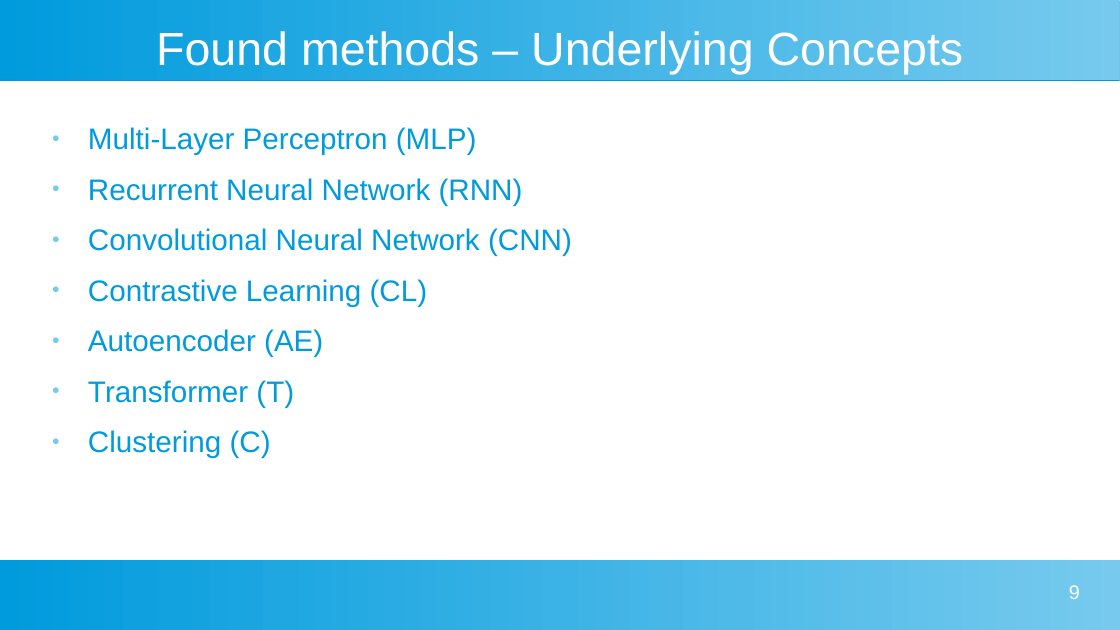
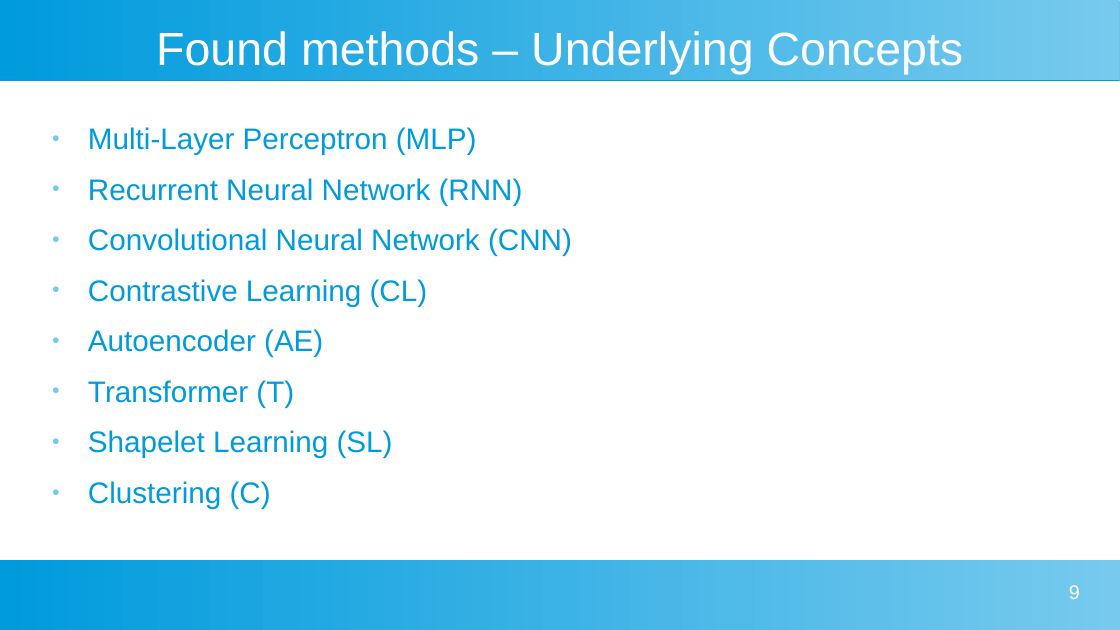
Before and after one commit to johanneshoelker/Smart-Systems-Paper, a slide deck: slide 9 of Presentation/Kolloq.odp. Drawn at 1120x630 pixels with LibreOffice and Linux fonts; fonts in the diff are those of the drawing. Boxes give left, top, right and bottom in pixels: in the first picture for what was removed or moved away, otherwise in the second. Text is boxed around its words. In the diff, an @@ line names an element or a change of style, - is before the commit and + after.

```diff
--- a/Presentation/Kolloq.odp
+++ b/Presentation/Kolloq.odp
@@ text at [88, 430, 393, 458]: paragraph added @@
+● Shapelet Learning (SL)
```
Also in this commit, not shown: 5 other slides changed, 6 other files.
